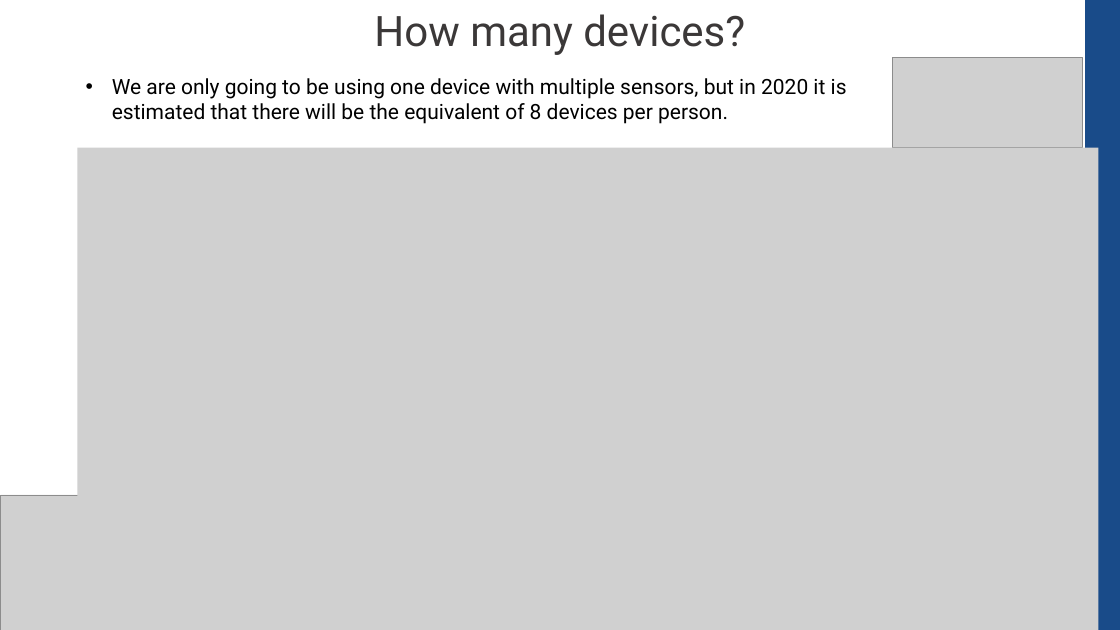
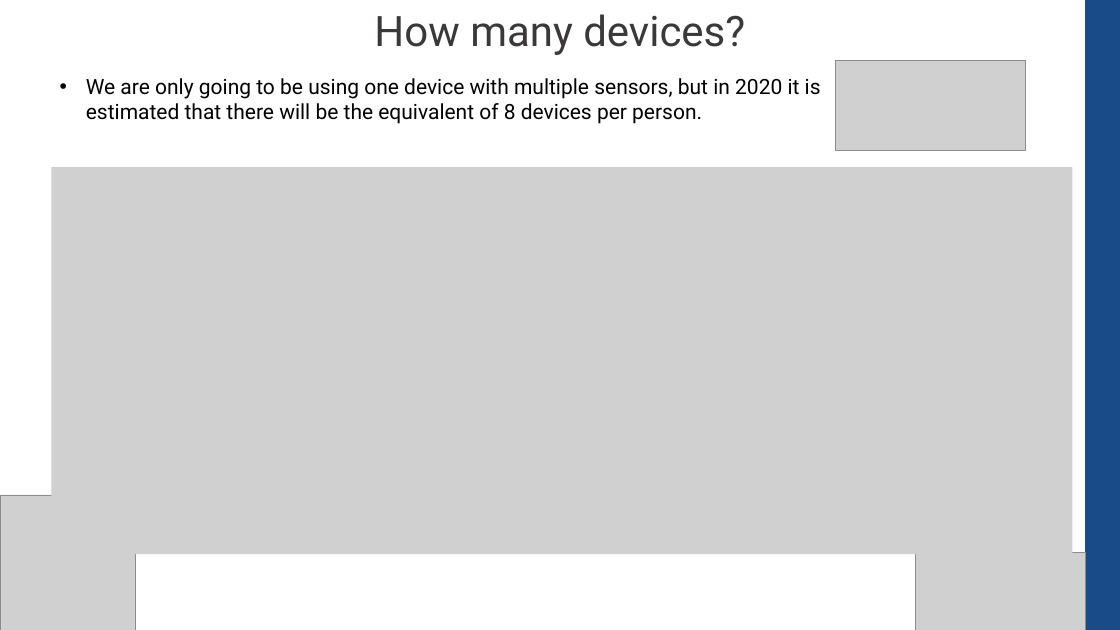
Before and after one commit to CompEng0001/IoT-and-Our-Schools-Environments-for-Education, a slide deck: slide 5 of Lessons/Introduction.pptx. Drawn at 1120x630 pixels with LibreOffice and Linux fonts; fonts in the diff are those of the drawing; grey boxes stand for pictures. Boxes give left, top, right and bottom in pixels: in the first picture for what was removed or moved away, otherwise in the second. Text is boxed around its words. In the diff, an @@ line names an element or a change of style, - is before the commit and + after.

```diff
--- a/Lessons/Introduction.pptx
+++ b/Lessons/Introduction.pptx
@@ text "We are only going to ...": place and size @@
-text "We are only going to ..." at <box>112,78,847,124</box>
+text "We are only going to ..." at <box>86,78,821,124</box>
@@ picture: place and size @@
-picture at <box>892,58,1082,148</box>
+picture at <box>836,60,1026,150</box>
@@ picture: place and size @@
-picture at <box>77,148,1098,630</box>
+picture at <box>51,167,1072,555</box>
@@ picture added at <box>916,552,1086,630</box> @@
```
Also in this commit, not shown: 4 other slides changed.
